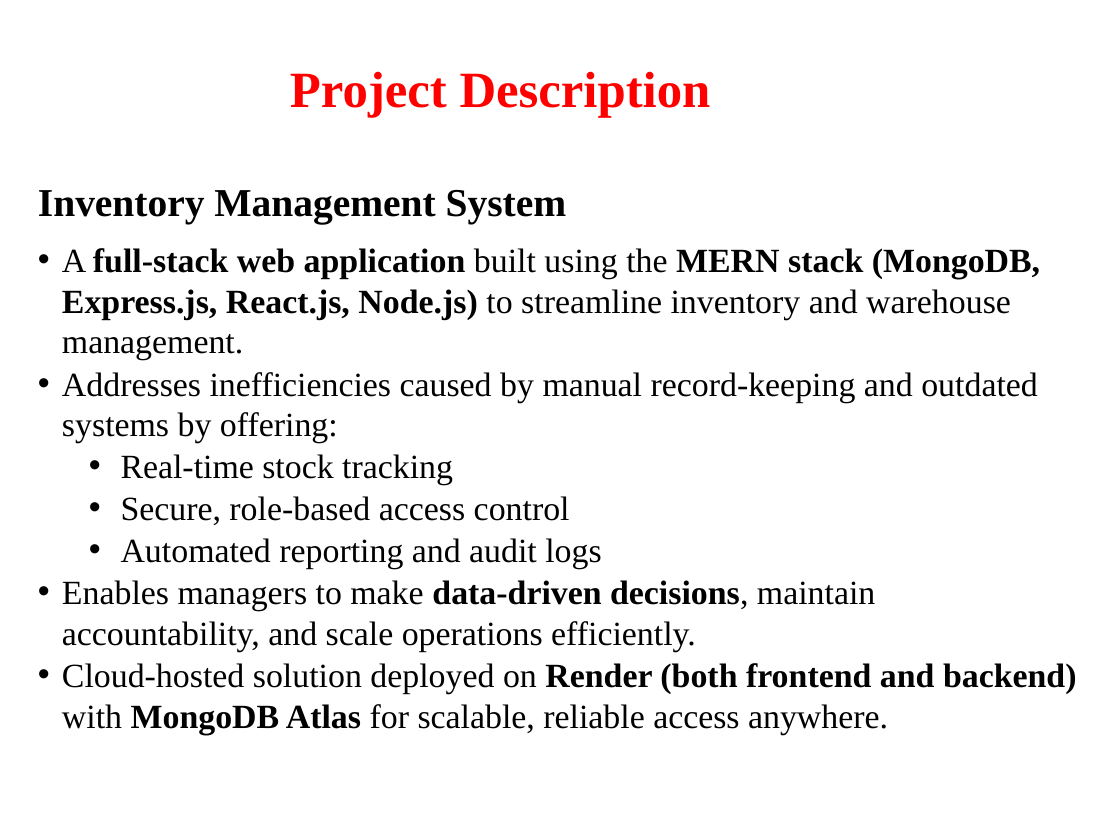
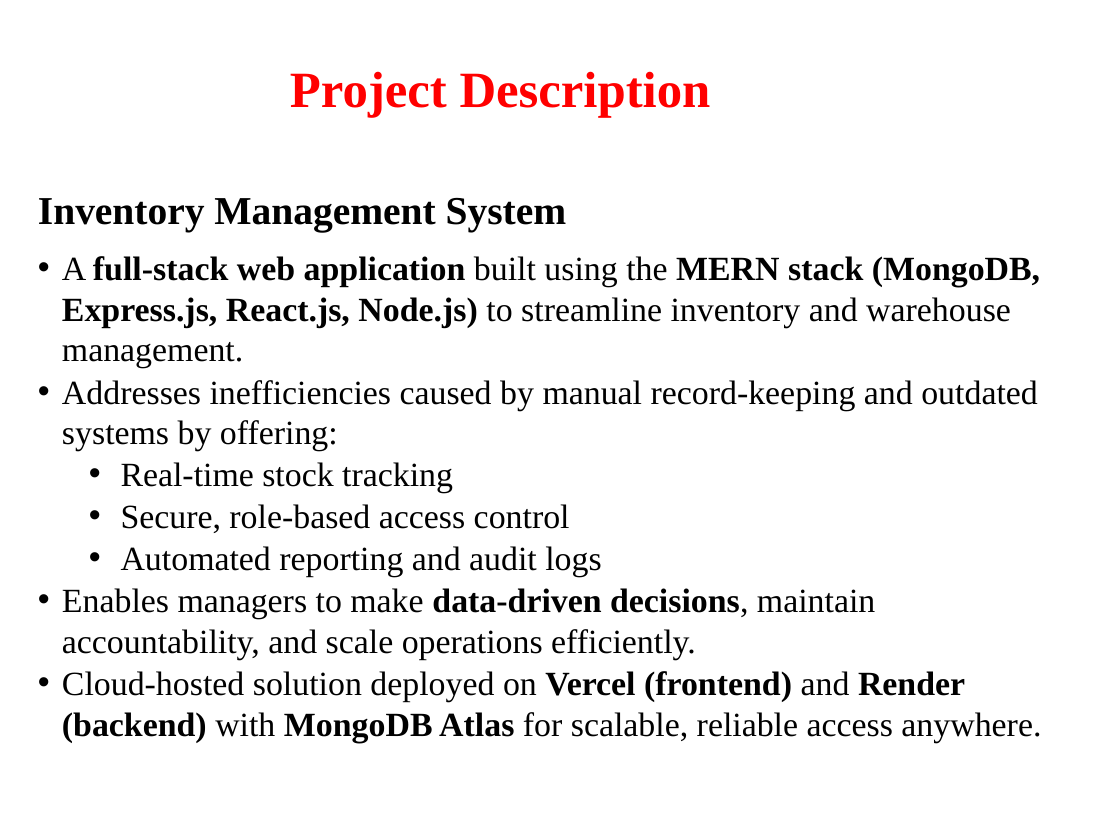
Before and after one commit to TusharVaishnaw/trash, a slide deck: slide 9 of tusharit/Industrial_Training_Presentation_18Sept_2026.pptx. Drawn at 1120x840 pixels with LibreOffice and Linux fonts; fonts in the diff are those of the drawing; background and template pictures are left out. Boxes give left, top, right and bottom in pixels: in the first picture for what was removed or moved away, otherwise in the second. Text is boxed around its words. In the diff, an @@ line names an element or a change of style, - is before the commit and + after.

```diff
--- a/tusharit/Industrial_Training_Presentation_18Sept_2026.pptx
+++ b/tusharit/Industrial_Training_Presentation_18Sept_2026.pptx
@@ text "Inventory Management System" moved from (x1=38, y1=190, x2=1077, y2=735) to (x1=38, y1=198, x2=1041, y2=743) @@
@@ text at (x1=62, y1=671, x2=1041, y2=743): text changed @@
-• Cloud-hosted solution deployed on Render (both frontend and backend) with MongoDB Atlas for scalable, reliable access anywhere.
+• Cloud-hosted solution deployed on Vercel (frontend) and Render (backend) with MongoDB Atlas for scalable, reliable access anywhere.
```
Also in this commit, not shown: 11 other slides changed, 3 slides removed, 3 other files.
